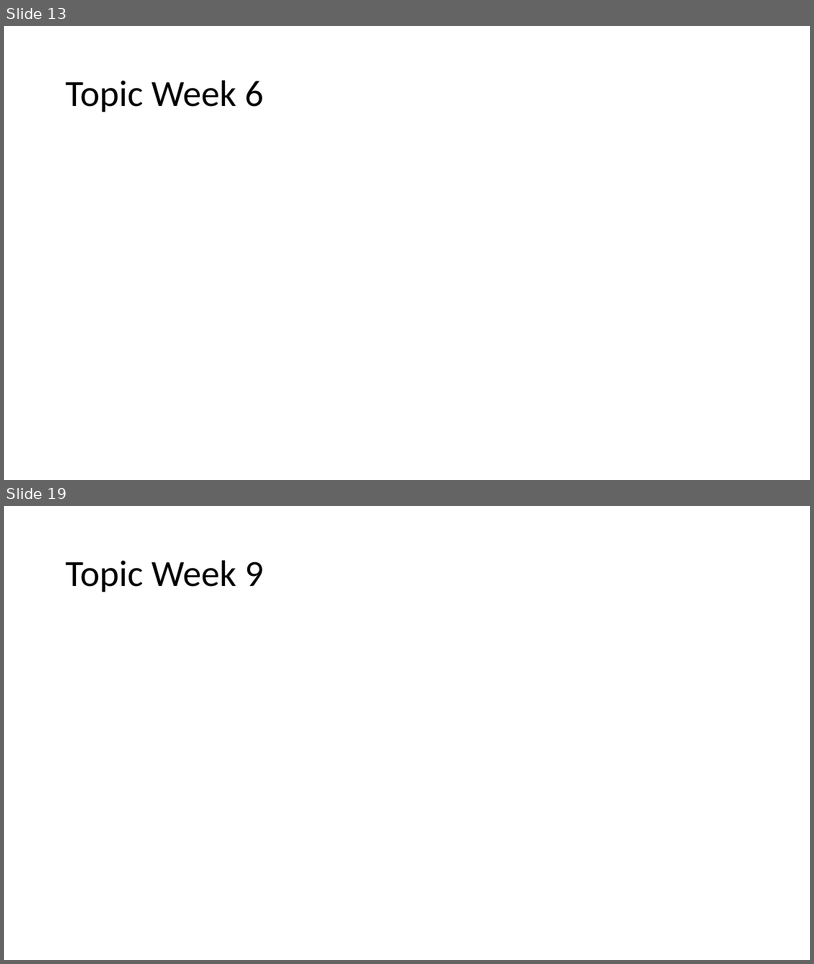
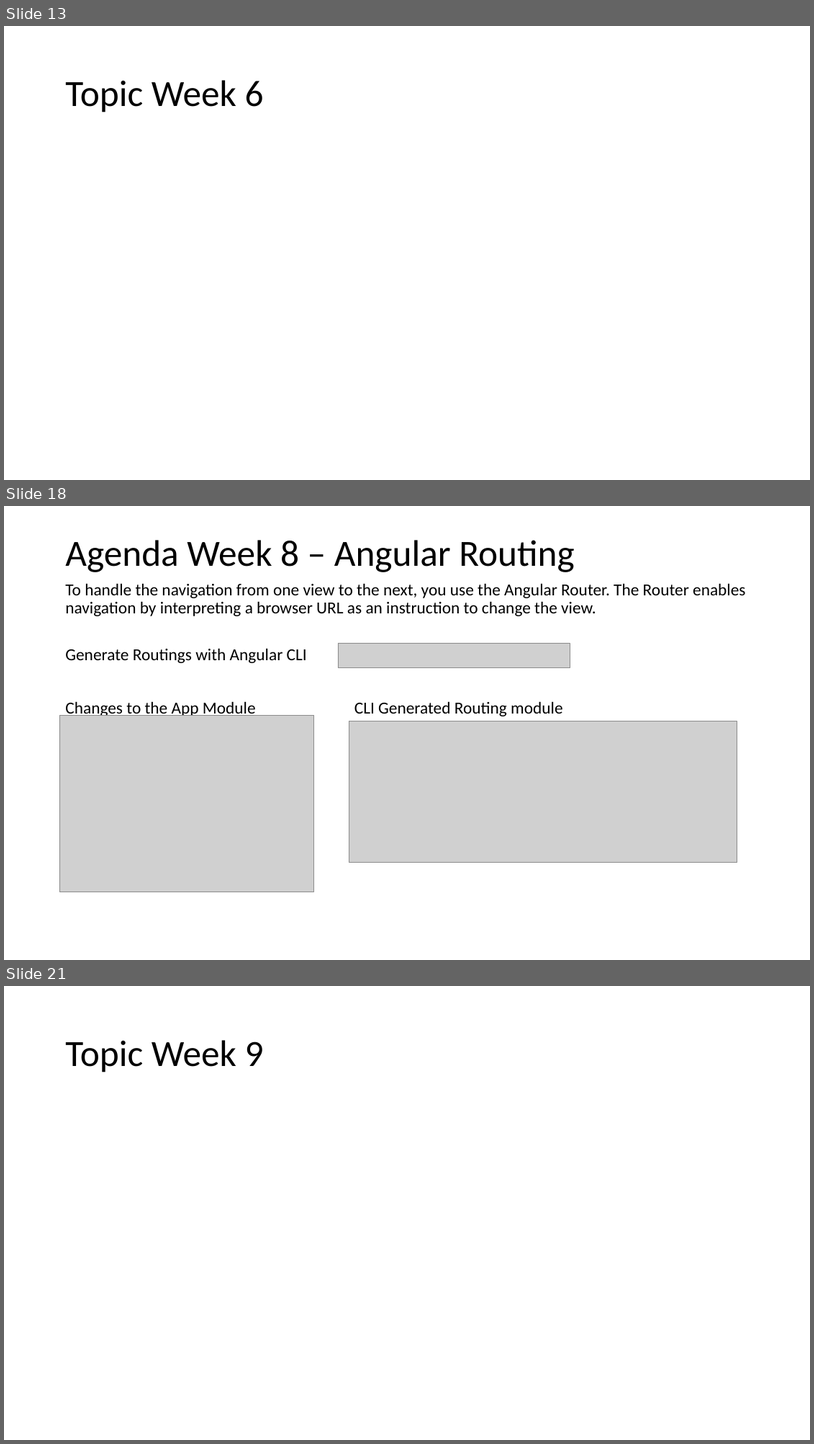
Before and after one commit to spoorthiempowher/Empowher-Curriculum, a slide deck: Angular/EmpowHer - Tech Curriculum.pptx. Shown one above the other, each under a label of ours: slides 13 and 19 before the commit, slides 13, 18 and 21 after it; the slides between them are not shown. The pictures are 814x964 and 814x1444 pixels, drawn with LibreOffice and Linux fonts; fonts in the diff are those of the drawing; grey boxes stand for pictures. Boxes give left, top, right and bottom in pixels: in the first picture for what was removed or moved away, otherwise in the second. Text is boxed around its words. In the diff, an @@ line names an element or a change of style, - is before the commit and + after.

Commit message:
Angular curriculum update for week 7,8,9

```diff
--- a/Angular/EmpowHer - Tech Curriculum.pptx
+++ b/Angular/EmpowHer - Tech Curriculum.pptx
@@ slide 18 added at box(4, 506, 810, 960), background #FFFFFF @@
@@ title added at box(65, 540, 574, 572), 44 pt, text #000000 @@
+Agenda Week 8 – Angular Routing
@@ text added at box(65, 583, 746, 718), 20 pt, text #000000 @@
+To handle the navigation from one view to the next, you use the Angular Router. The Router enables navigation by interpreting a browser URL as an instruction to change the view.
+Generate Routings with Angular CLI
+Changes to the App Module CLI Generated Routing module
@@ picture added at box(338, 643, 570, 668) @@
@@ picture added at box(59, 716, 314, 892) @@
@@ picture added at box(350, 721, 737, 862) @@
@@ what was slide 19 is now slide 21 @@
```
Also in this commit, not shown: 7 other slides added, 5 slides removed.
